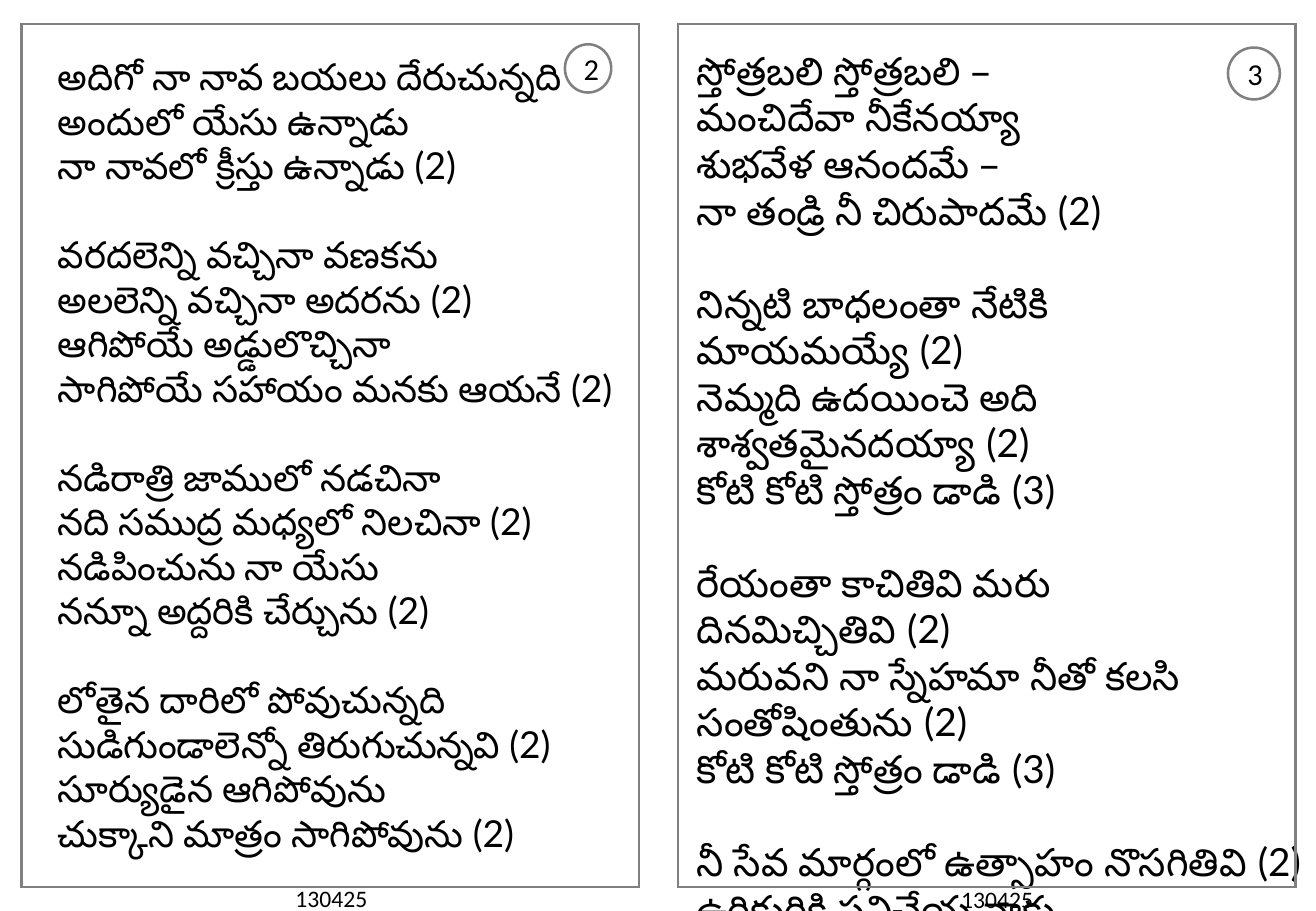
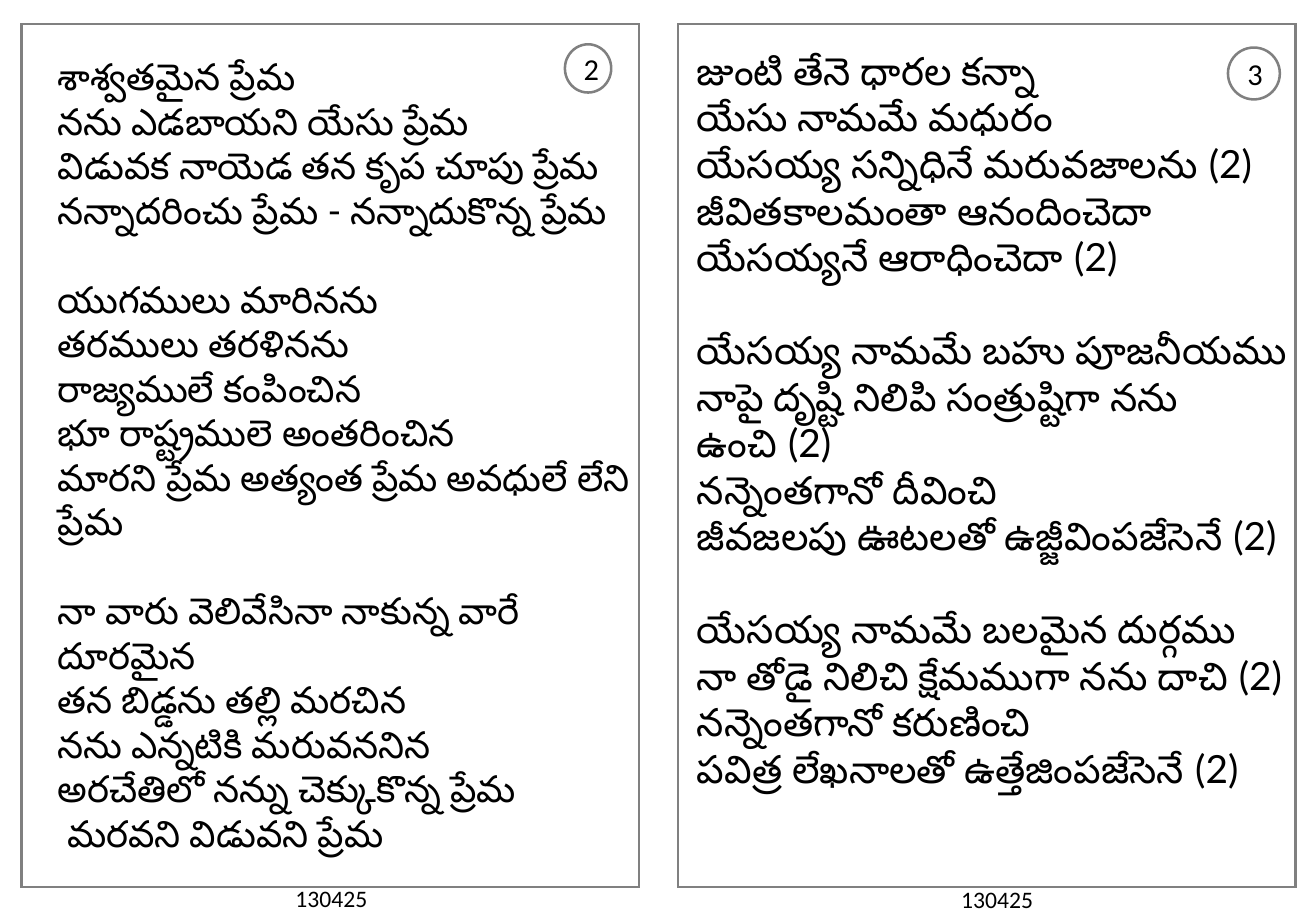
Before and after one commit to venu-webdev/songsDb, a slide deck: slide 2 of songsTemplate.pptx. Drawn at 1316x911 pixels with LibreOffice and Linux fonts; fonts in the diff are those of the drawing. Boxes give left, top, right and bottom in pixels: in the first picture for what was removed or moved away, otherwise in the second. Text is boxed around its words. In the diff, an @@ line names an element or a change of style, - is before the commit and + after.

```diff
--- a/songsTemplate.pptx
+++ b/songsTemplate.pptx
@@ text at (697, 57, 1287, 754): text changed @@
-స్తోత్రబలి స్తోత్రబలి –
-మంచిదేవా నీకేనయ్యా
-శుభవేళ ఆనందమే –
-నా తండ్రి నీ చిరుపాదమే (2)
-నిన్నటి బాధలంతా నేటికి మాయమయ్యే (2)
-నెమ్మది ఉదయించె అది శాశ్వతమైనదయ్యా (2)
-కోటి కోటి స్తోత్రం డాడి (3)
-రేయంతా కాచితివి మరు దినమిచ్చితివి (2)
-మరువని నా స్నేహమా నీతో కలసి సంతోషింతును (2)
-కోటి కోటి స్తోత్రం డాడి (3)
-నీ సేవ మార్గంలో ఉత్సాహం నొసగితివి (2)
-ఉరికురికి పనిచేయ నాకు ఆరోగ్యమిచ్చితివి (2)
-కోటి కోటి స్తోత్రం డాడి (3)
+జుంటి తేనె ధారల కన్నా
+యేసు నామమే మధురం
+యేసయ్య సన్నిధినే మరువజాలను (2)
+జీవితకాలమంతా ఆనందించెదా
+యేసయ్యనే ఆరాధించెదా (2)
+యేసయ్య నామమే బహు పూజనీయము
+నాపై దృష్టి నిలిపి సంత్రుష్టిగా నను ఉంచి (2)
+నన్నెంతగానో దీవించి
+జీవజలపు ఊటలతో ఉజ్జీవింపజేసెనే (2)
+యేసయ్య నామమే బలమైన దుర్గము
+నా తోడై నిలిచి క్షేమముగా నను దాచి (2)
+నన్నెంతగానో కరుణించి
+పవిత్ర లేఖనాలతో ఉత్తేజింపజేసెనే (2)
@@ text at (58, 63, 629, 858): text changed @@
-అదిగో నా నావ బయలు దేరుచున్నది
-అందులో యేసు ఉన్నాడు
-నా నావలో క్రీస్తు ఉన్నాడు (2)
-వరదలెన్ని వచ్చినా వణకను
-అలలెన్ని వచ్చినా అదరను (2)
-ఆగిపోయే అడ్డులొచ్చినా
-సాగిపోయే సహాయం మనకు ఆయనే (2)
-నడిరాత్రి జాములో నడచినా
-నది సముద్ర మధ్యలో నిలచినా (2)
-నడిపించును నా యేసు
-నన్నూ అద్దరికి చేర్చును (2)
-లోతైన దారిలో పోవుచున్నది
-సుడిగుండాలెన్నో తిరుగుచున్నవి (2)
-సూర్యుడైన ఆగిపోవును
-చుక్కాని మాత్రం సాగిపోవును (2)
+శాశ్వతమైన ప్రేమ
+నను ఎడబాయని యేసు ప్రేమ
+విడువక నాయెడ తన కృప చూపు ప్రేమ
+నన్నాదరించు ప్రేమ - నన్నాదుకొన్న ప్రేమ
+యుగములు మారినను
+తరములు తరళినను
+రాజ్యములే కంపించిన
+భూ రాష్ట్రములె అంతరించిన
+మారని ప్రేమ అత్యంత ప్రేమ అవధులే లేని ప్రేమ
+నా వారు వెలివేసినా నాకున్న వారే దూరమైన
+తన బిడ్డను తల్లి మరచిన
+నను ఎన్నటికి మరువననిన
+అరచేతిలో నన్ను చెక్కుకొన్న ప్రేమ
+మరవని విడువని ప్రేమ
```
Also in this commit, not shown: 1 other slide changed, 5 other files.
